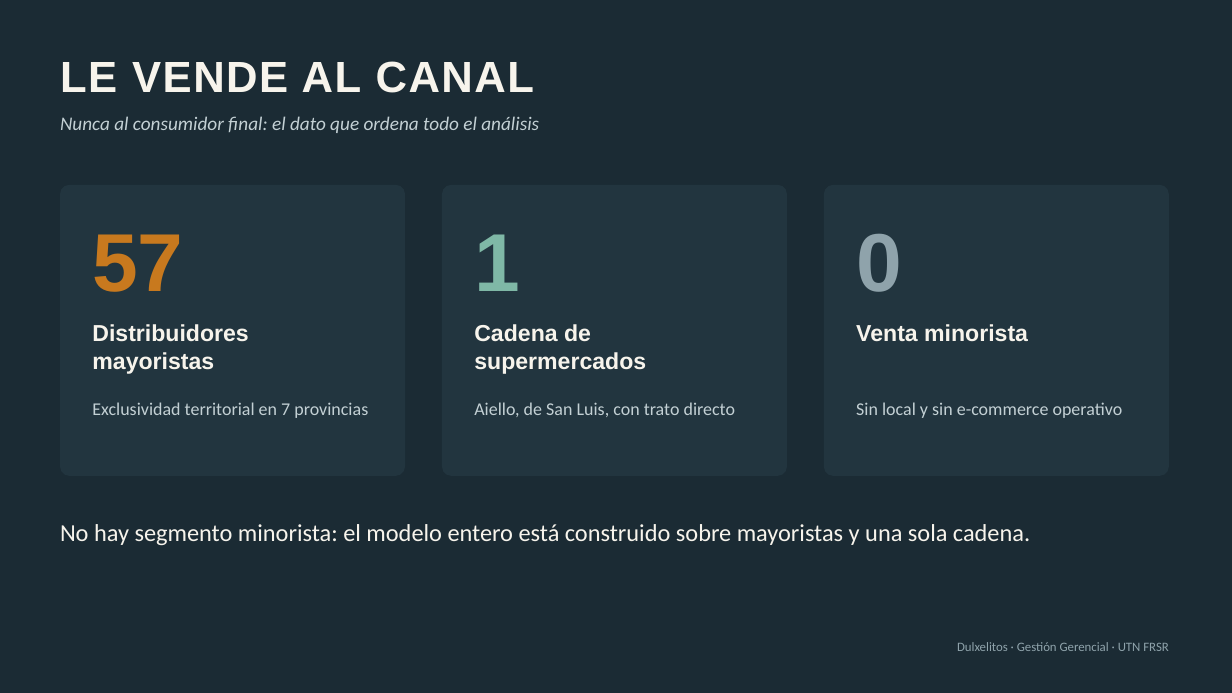
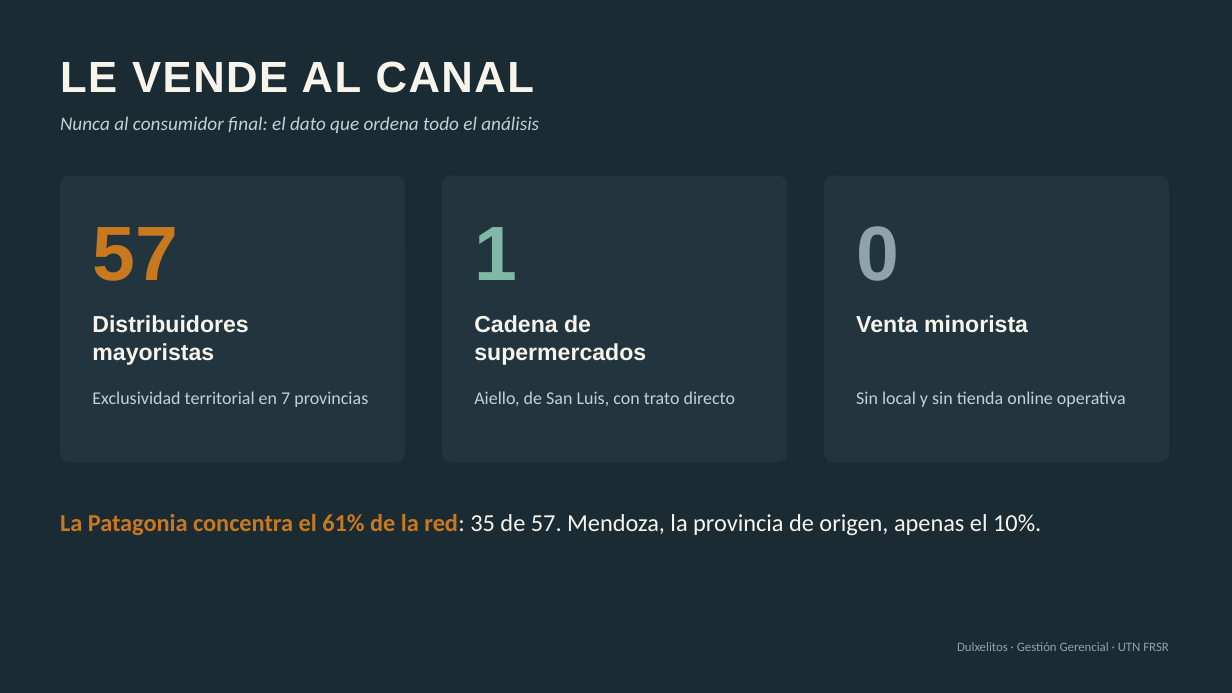
Before and after one commit to emisorato1/gestion-gerencial-2026, a slide deck: slide 3 of Material Campus/Proyecto Final/Proyecto/Entrega/Presentación TP Final Parte 1 - Dulxelitos.pptx (slide 5 before the commit). Drawn at 1232x693 pixels with LibreOffice and Linux fonts; fonts in the diff are those of the drawing. Boxes give left, top, right and bottom in pixels: in the first picture for what was removed or moved away, otherwise in the second. Text is boxed around its words. In the diff, an @@ line names an element or a change of style, - is before the commit and + after.

```diff
--- a/Material Campus/Proyecto Final/Proyecto/Entrega/Presentación TP Final Parte 1 - Dulxelitos.pptx
+++ b/Material Campus/Proyecto Final/Proyecto/Entrega/Presentación TP Final Parte 1 - Dulxelitos.pptx
@@ rounded rectangle: place and size @@
-rounded rectangle at (60,185,405,476)
+rounded rectangle at (60,176,405,462)
@@ rounded rectangle: place and size @@
-rounded rectangle at (442,185,787,476)
+rounded rectangle at (442,176,787,462)
@@ rounded rectangle: place and size @@
-rounded rectangle at (824,185,1169,476)
+rounded rectangle at (824,176,1169,462)
@@ size 64 to 60 pt in 3 elements at (92,227,178,281), (474,227,517,280), (856,226,899,281) @@
@@ 6 texts: place and size @@
-6 texts at (92,234,1028,374)
+6 texts at (92,226,1028,365)
@@ text "Exclusividad territorial en 7 provincias": place and size @@
-text "Exclusividad territorial en 7 provincias" at (92,402,368,418)
+text "Exclusividad territorial en 7 provincias" at (92,391,368,407)
@@ text "Aiello, de San Luis, con ...": place and size @@
-text "Aiello, de San Luis, con ..." at (474,402,736,417)
+text "Aiello, de San Luis, con ..." at (474,391,736,406)
@@ text at (856,391,1126,407): text changed @@
-Sin local y sin e-commerce operativo
+Sin local y sin tienda online operativa
@@ text at (60,514,1041,535): text changed @@
-No hay segmento minorista: el modelo entero está construido sobre mayoristas y una sola cadena.
+La Patagonia concentra el 61% de la red: 35 de 57. Mendoza, la provincia de origen, apenas el 10%.
```
Also in this commit, not shown: 3 other slides changed, 2 slides added, 18 slides removed, 11 other files.
